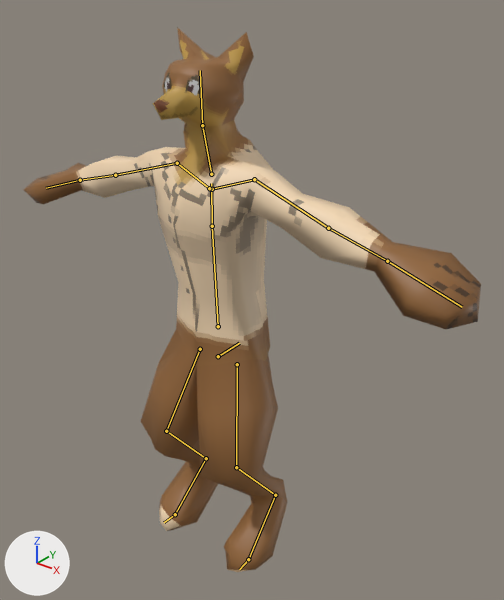
Before and after pictures for a commit that changed the Blender file snake_run_2/level_data/source_fox.blend.
The view is the same before and after, from a 50 mm camera at (1.6, -1.79, 2.33) aimed at (0.1, 0.09, 1.16). The lights are fixed; the arrows at lower left show +X, +Y and +Z. The older version comes first. The bones that bend it are drawn over the model as lines.
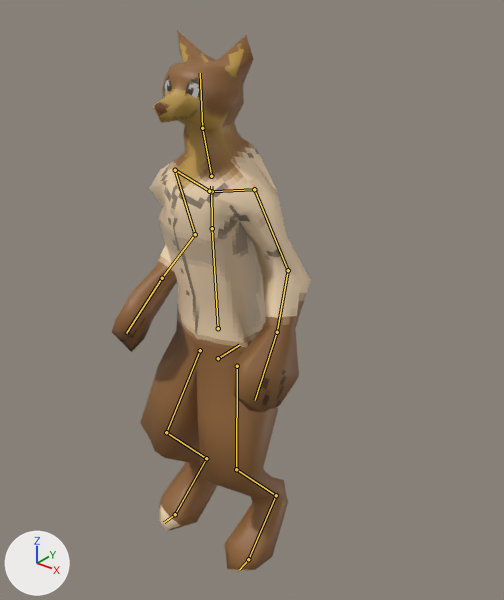
The newer file adds an action. The first version stands in its rest pose; the second is drawn at frame 0 of the action 'select_right'.

Pixel boxes [x1, y1, x2, y2] of what changed, in the pictures (504 x 600 px):
'Cube.001', posed (56% narrower): before [23, 28, 481, 572]; after [112, 30, 311, 572]
bone 'Hips', root to tip: before (218, 356) to (239, 343); after (218, 358) to (239, 345)
bone 'shoulder_l', root to tip: before (212, 189) to (254, 179); after (212, 191) to (254, 189)
bone 'arm_l', root to tip: before (254, 179) to (328, 228); after (254, 189) to (288, 270)
bone 'elbow_l', root to tip: before (328, 228) to (387, 261); after (288, 270) to (277, 332)
bone 'hang_l', root to tip: before (387, 261) to (462, 307); after (277, 332) to (255, 400)
bone 'shoulder_r', root to tip: before (209, 188) to (177, 163); after (209, 191) to (175, 170)
bone 'arm_r', root to tip: before (177, 163) to (115, 175); after (175, 170) to (195, 234)
bone 'elbow_r', root to tip: before (115, 175) to (80, 180); after (195, 234) to (162, 278)

What the commit changed:
Bone 'Hips' (bone_hips) moves from (0.0, 0.0, 0.0) to (0.0, -0.001, -0.008).
Bone 'shoulder_l' (bone_shoulder_l) turns from (0, 0, 0) to (-7, 0, -2) degrees about its own x, y and z.
Bone 'arm_l' (bone_arm_l) turns from (0, 0, 0) to (-54, 18, 8) degrees about its own x, y and z.
Bone 'elbow_l' (bone_elbow_l) turns from (0, 0, 0) to (-2, 1, -47) degrees about its own x, y and z.
Bone 'hang_l' (bone_hang_l) turns from (0, 0, 0) to (-3, -15, -6) degrees about its own x, y and z.
Bone 'shoulder_r' (bone_shoulder_r) turns from (0, 0, 0) to (-6, 5, 1) degrees about its own x, y and z.
Bone 'arm_r' (bone_arm_r) turns from (0, 0, 0) to (-63, -28, -10) degrees about its own x, y and z.
Bone 'elbow_r' (bone_elbow_r) turns from (0, 0, 0) to (5, -7, 78) degrees about its own x, y and z.
